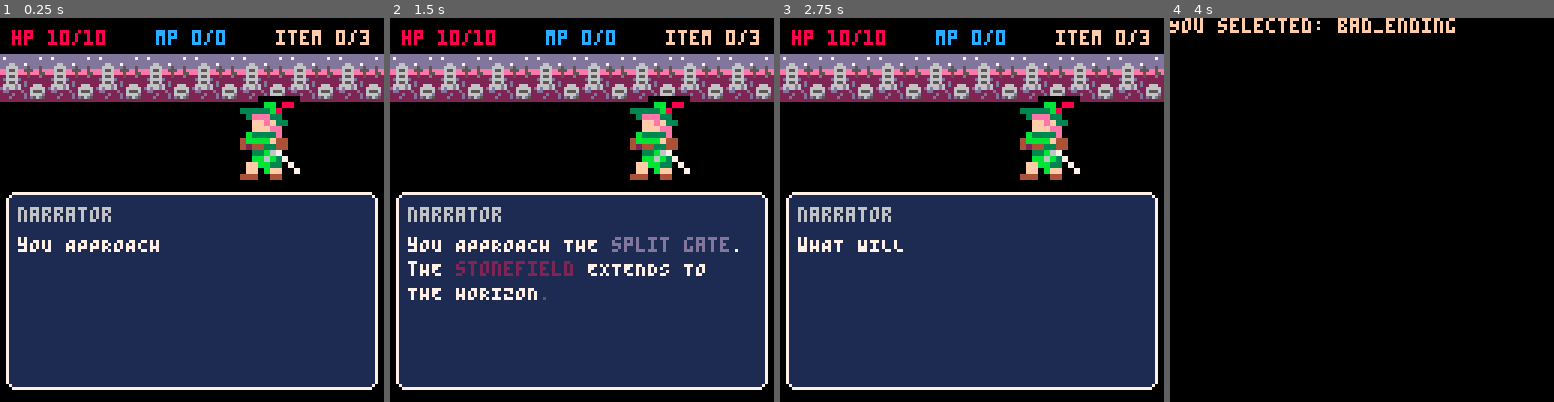
Above: before the commit, frames 1-4 (left to right).
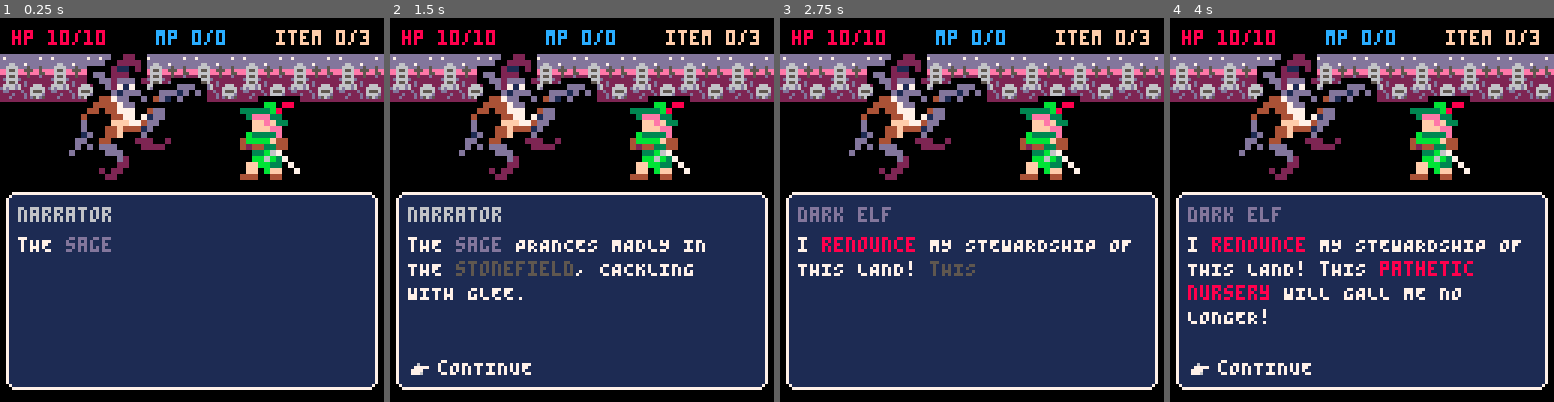
Above: after the commit, the same moments.

Repository: AddisonMink/pico8-prg
Game: PICO-8 cartridge main.p8
Same seed, same stepped clock (60 frames per second), same inputs: the game is played once before the commit and once after it.
Inputs:
- Up to frame 1 (0.25 s): no input
- Up to frame 2 (1.5 s): tap X (X key) at 0.33, 1.07 s; tap O (Z key) at 0.7 s
- Up to frame 3 (2.75 s): hold Right 1.6-2.1 s; tap O (Z key) at 1.7, 2.1, 2.5 s; tap X (X key) at 1.85 s; hold Up 2.15-2.42 s; hold Right from 2.47 s (still down)
- Up to frame 4 (4 s): tap O (Z key) at 2.9, 3.3, 3.7 s; tap X (X key) at 2.97 s; release Right at 3.03 s; hold Left 3.08-3.58 s; hold Down 3.63-3.97 s

The runs differ from the first frame. In frame 1, 5.0% of the frame differs, in the area x 4-54%, y 9-61%; in frame 2, 7.6%; in frame 3, 6.9%; in frame 4, 67%, in the area x 0-100%, y 0-97%.

Commit message:
add dark elf.

Diff:
--- a/dialogues.lua
+++ b/dialogues.lua
@@ -485,3 +485,90 @@
     end
   }
 )
+
+dark_elf = dialogue_new(
+  function() end,
+  [[
+@page
+@background graveyard
+@npc sage
+@title <c6>NARRATOR<r>
+@body
+The <c13>SAGE<r> prances madly in the <c5>STONEFIELD<r>, cackling with glee.
+@body
+@option Continue
+
+@page
+@background graveyard
+@npc sage
+@title <c13>DARK ELF<r>
+@body
+I <c8>RENOUNCE<r> my stewardship of this land! This <c8>PATHETIC NURSERY<r> will gall me no longer!
+@body
+@option Continue
+
+@page
+@background graveyard
+@npc sage
+@title <c13>DARK ELF<r>
+@body
+When the <c9>FAIRIES<r> have all turned, there will be nothing left for you here!
+<n>
+@body
+@option Continue
+
+@page
+@background graveyard
+@npc sage
+@title <c13>DARK ELF<r>
+@body
+You should have left for the <c5>STONEFIELD<r>! There may have been something beyond it!
+<n>
+Now, there is only <c8>DEATH<r>!
+@body
+@option Fight
+@screen_transition
+
+@page
+@state_machine fight
+@callback post_fight
+@screen_transition
+
+@page
+@background graveyard
+@npc sage
+@title <c13>DARK ELF<r>
+@body
+You have grown <c8>STRONG<r>! Will you use your strength to buy back your <c8>PATHETIC LITTLE LIFE<r>?
+@body
+@option Continue
+
+@page
+@background graveyard
+@npc sage
+@title <c13>DARK ELF<r>
+@body
+Having tasted <c8>POWER<r>, do you not desire something <c8>GREATER<r>?
+@body
+@option Continue
+@screen_transition
+
+@page
+@background graveyard
+@title <c6>NARRATOR<r>
+@body
+The <c13>DARK ELF<r>'s ashen remains blow away on the wind, out over the <c5>STONEFIELD<r>.
+@body
+@option Leave
+@callback good_ending
+]],
+  {
+    fight = battle_new(enemy_dark_elf),
+    post_fight = function(battle_result)
+      return battle_result.defeat and { result = "game_over" }
+    end,
+    good_ending = function()
+      return { result = "good_ending" }
+    end
+  }
+)
--- a/main.p8
+++ b/main.p8
@@ -18,7 +18,7 @@
 #include dialogues.lua
 
 
-dialogue = stonefield
+dialogue = dark_elf
 result = nil
 dialogue:load()
 
